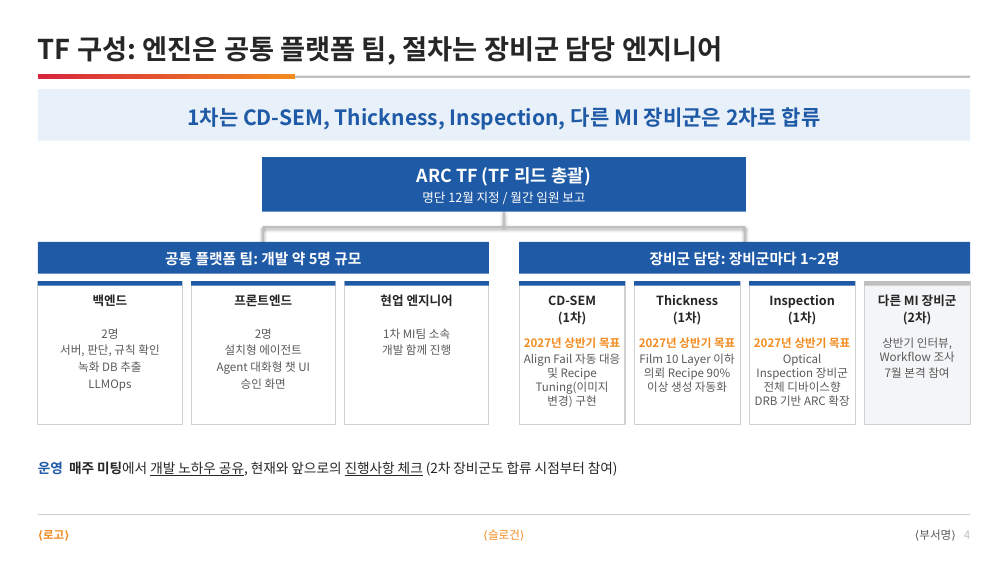
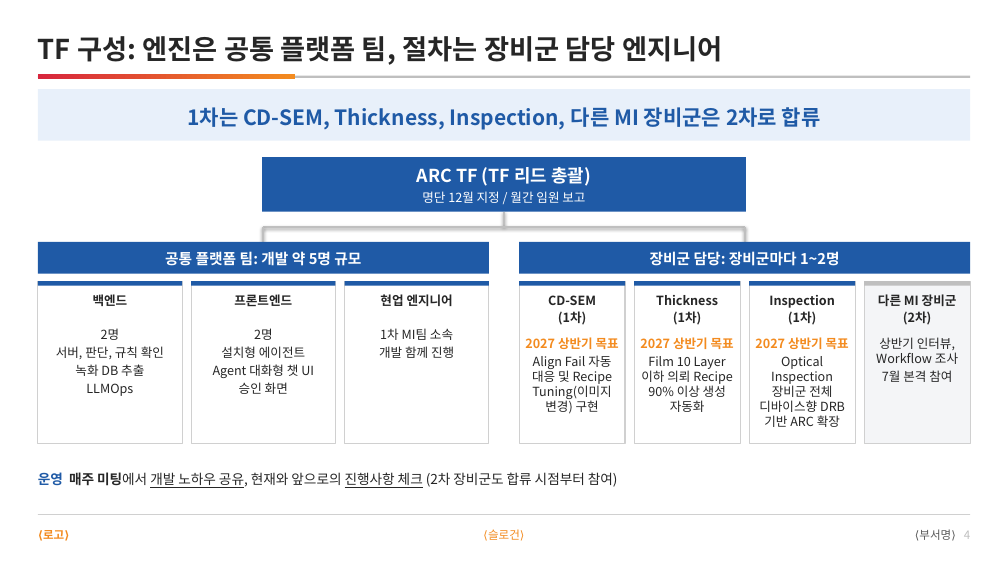
Before and after one commit to DarrenKoi/pm_notes, a slide deck: slide 4 of my-task/arc-tf/deliverables/arc-tf-exec-summary.pptx. Drawn at 1008x567 pixels with LibreOffice and Linux fonts; fonts in the diff are those of the drawing. Boxes give left, top, right and bottom in pixels: in the first picture for what was removed or moved away, otherwise in the second. Text is boxed around its words. In the diff, an @@ line names an element or a change of style, - is before the commit and + after.

```diff
--- a/my-task/arc-tf/deliverables/arc-tf-exec-summary.pptx
+++ b/my-task/arc-tf/deliverables/arc-tf-exec-summary.pptx
@@ rectangle resized from (x1=38, y1=281, x2=182, y2=425) to (x1=38, y1=281, x2=182, y2=444) @@
@@ rectangle resized from (x1=191, y1=281, x2=336, y2=425) to (x1=191, y1=281, x2=336, y2=444) @@
@@ rectangle resized from (x1=345, y1=281, x2=489, y2=425) to (x1=345, y1=281, x2=489, y2=444) @@
@@ rectangle resized from (x1=520, y1=281, x2=625, y2=425) to (x1=520, y1=281, x2=625, y2=444) @@
@@ rectangle resized from (x1=634, y1=281, x2=740, y2=425) to (x1=634, y1=281, x2=740, y2=444) @@
@@ rectangle resized from (x1=749, y1=281, x2=855, y2=425) to (x1=749, y1=281, x2=855, y2=444) @@
@@ rectangle resized from (x1=864, y1=281, x2=970, y2=425) to (x1=864, y1=281, x2=970, y2=444) @@
@@ text at (x1=525, y1=337, x2=619, y2=349): text changed; size 11 to 12 pt @@
-2027년 상반기 목표
+2027 상반기 목표
@@ text at (x1=532, y1=355, x2=612, y2=414): size 11 to 12 pt, text colour #595959 to #262626 in "Align Fail 자동 대응 및 Recipe Tuning(이미지 ..." @@
@@ text at (x1=640, y1=337, x2=734, y2=349): text changed; size 11 to 12 pt @@
-2027년 상반기 목표
+2027 상반기 목표
@@ text at (x1=641, y1=356, x2=732, y2=412): size 11 to 12 pt, text colour #595959 to #262626 in "Film 10 Layer 이하 의뢰 Recipe 90% ..." @@
@@ text at (x1=755, y1=337, x2=849, y2=349): text changed; size 11 to 12 pt @@
-2027년 상반기 목표
+2027 상반기 목표
@@ text at (x1=759, y1=356, x2=845, y2=427): size 11 to 12 pt, text colour #595959 to #262626 in "Optical Inspection 장비군 전체 디바이스향 DRB 기반 ..." @@
@@ size 11 to 12 pt, text colour #595959 to #262626 in 4 elements at (x1=56, y1=328, x2=164, y2=396), (x1=213, y1=328, x2=314, y2=394), (x1=379, y1=328, x2=454, y2=358), (x1=876, y1=337, x2=958, y2=382) @@
@@ text "운영 매주 미팅에서 개발 노하우 ..." moved from (x1=38, y1=461, x2=618, y2=476) to (x1=38, y1=472, x2=618, y2=488) @@
```
Also in this commit, not shown: 8 other files.
